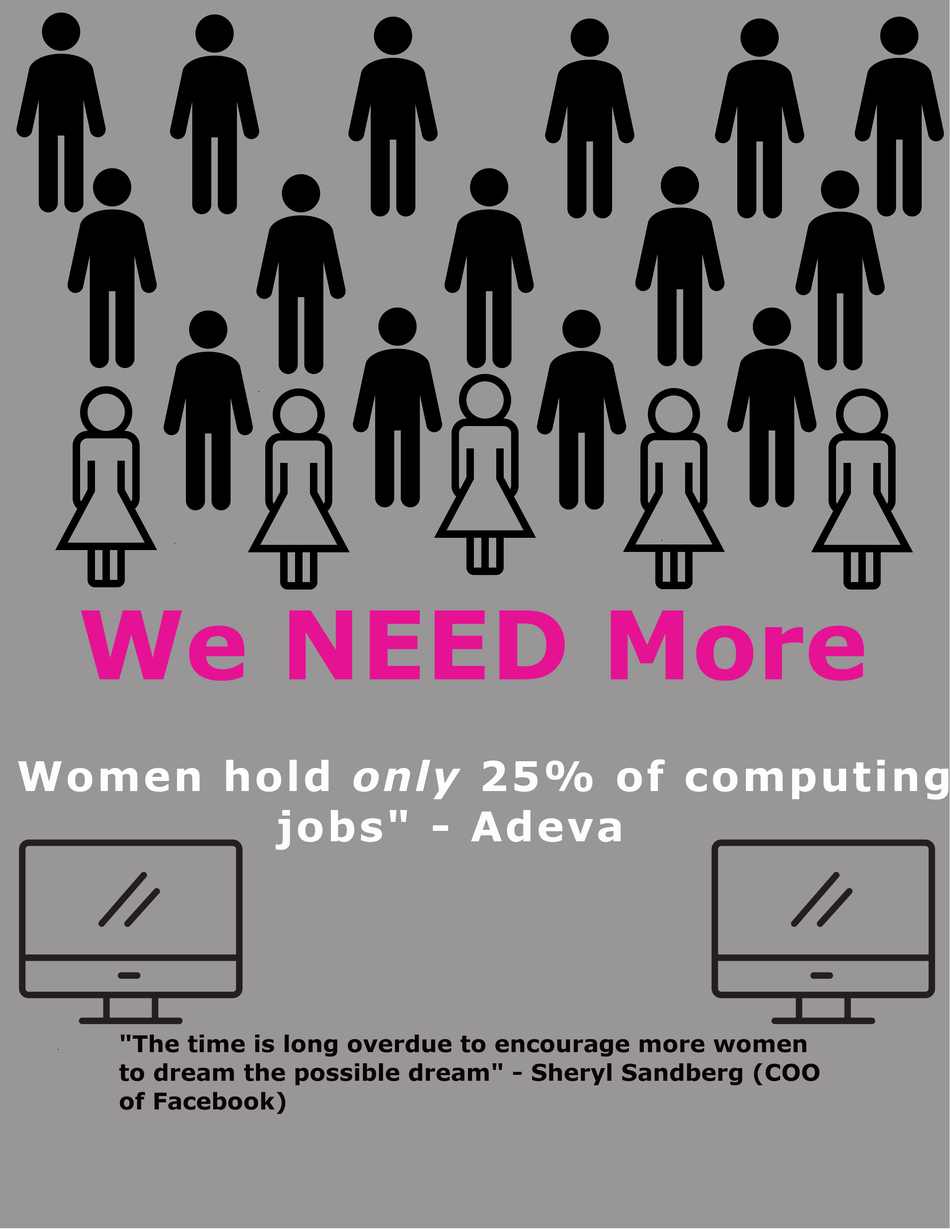
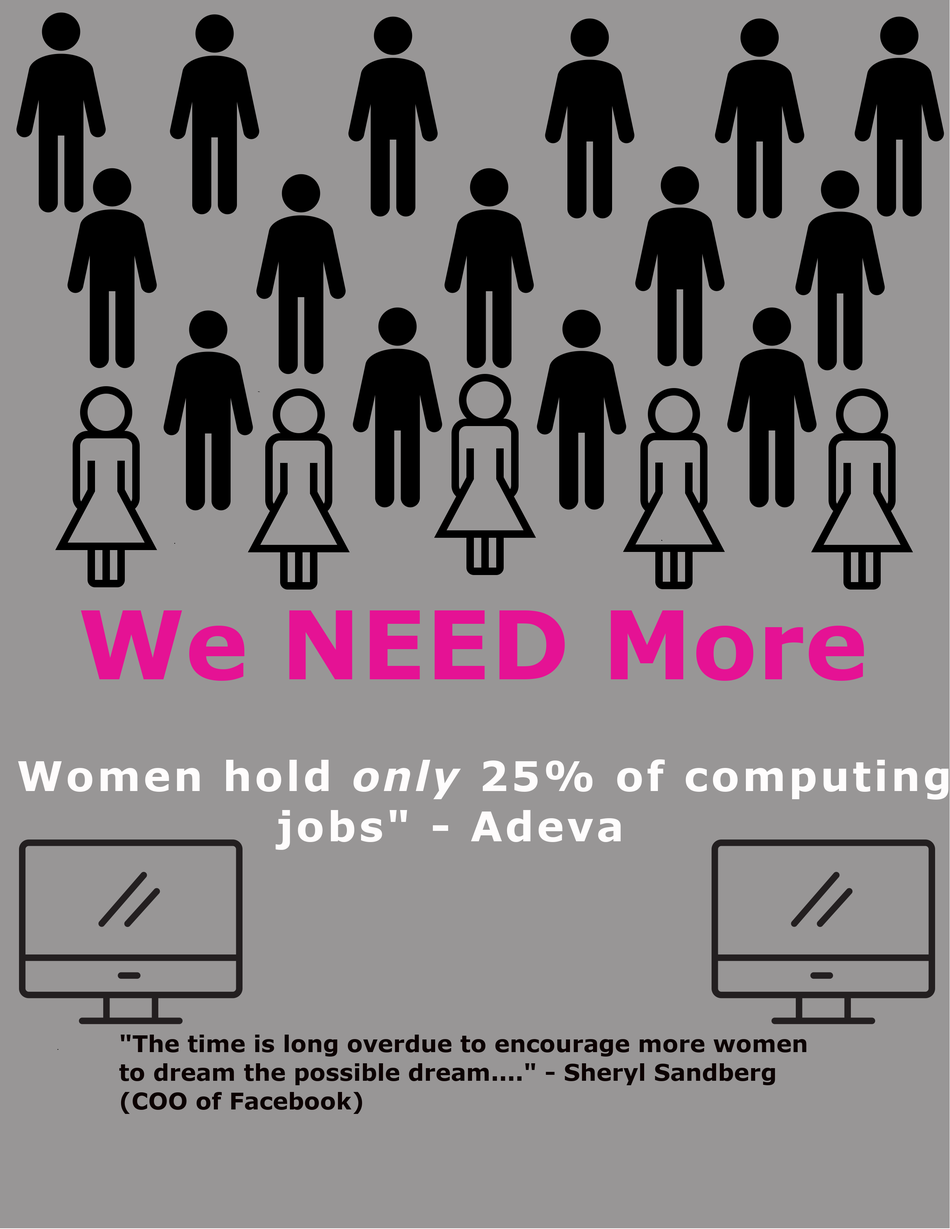
Revision of a layered 950 x 1229 image; what changed, layer by layer:
painted on "'The time is long overdue to e..." over [119, 1063, 820, 1115]
